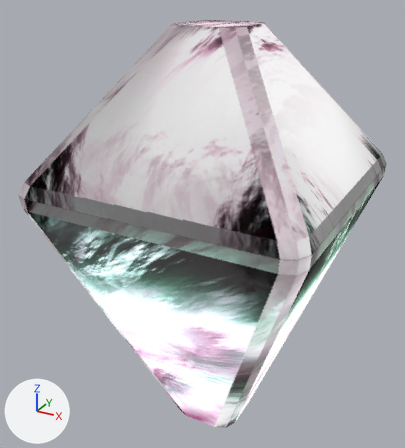
The Blender file EverythingBlender/Design_Structures.blend, before and after one commit.
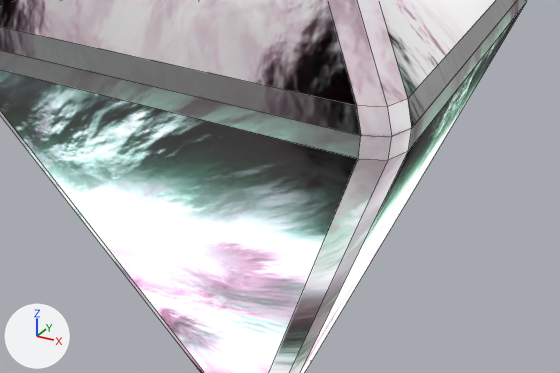
Old and new are each drawn whole from a 50 mm lens placed at (0.851, -1.654, 1.631), pointed at (-0.057, -0.003, 0.806) and again close up on the part from 13% to 100% of the width and 39% to 91% of the height. Arrows for +X, +Y and +Z are at lower left; the lights stay in place. The close-ups show mesh edges as thin lines.

Objects in the first close-up: 'Harverster_0'.
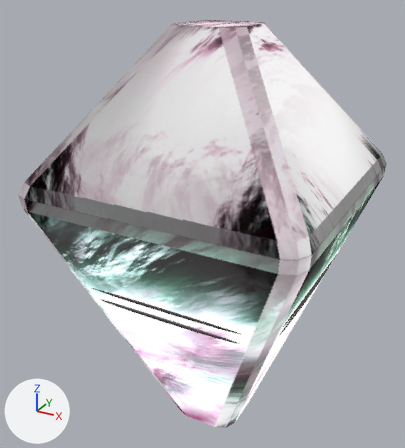
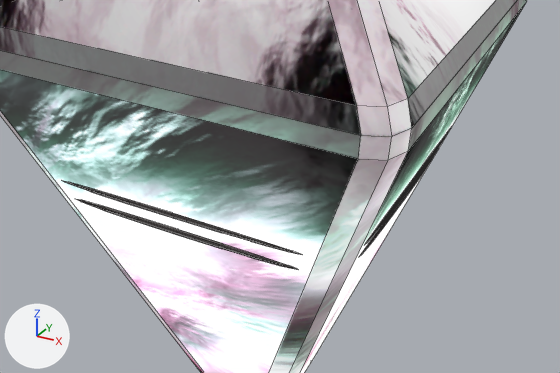
Patch to the scene script:
```diff
--- a/EverythingBlender/Design_Structures.blend.py
+++ b/EverythingBlender/Design_Structures.blend.py
@@ mat_outerring @@
+mat_outerring = principled_material('OuterRing')
+mat_outerring.base_color = (0.208, 0.187, 0.186)  # grey #7e7877
+mat_outerring.metallic = 1.0
+mat_outerring.roughness = 0.0
+mat_outerring.specular_ior_level = 0.0
@@ me_cube_011 @@
+me_cube_011.from_pydata(...)  # 228 vertices, 196 faces; spans x -0.387..0.372, y -0.38..0.379, z 0.654..0.668
+me_cube_011.materials.append(mat_outerring)  # grey #7e7877
@@ me_cube_010 @@
+me_cube_010.from_pydata(...)  # 260 vertices, 228 faces; spans x -0.372..0.352, y -0.361..0.362, z 0.604..0.618
+me_cube_010.materials.append(mat_outerring)  # grey #7e7877
@@ ob_1stouterring_002 @@
+ob_1stouterring_002 = bpy.data.objects.new('1stOuterRing.002', me_cube_011)
+ob_1stouterring_002.location = (-0.001, 0.008, 0.0)
+ob_1stouterring_002.rotation_euler = (0.0, 0.0, 1.571)  # degrees (0, 0, 90)
@@ ob_2ndouterring_001 @@
+ob_2ndouterring_001 = bpy.data.objects.new('2ndOuterRing.001', me_cube_010)
+ob_2ndouterring_001.location = (-0.011, 0.0, 0.0)
+ob_2ndouterring_001.rotation_euler = (0.0, 0.0, 3.142)  # degrees (0, 0, 180)
```

Location of each change, [x1, y1, x2, y2] in pixels of the close-ups (560 x 373 px):
'1stOuterRing.002', added: after [61, 126, 452, 255]
'2ndOuterRing.001', added: after [77, 148, 439, 269]
